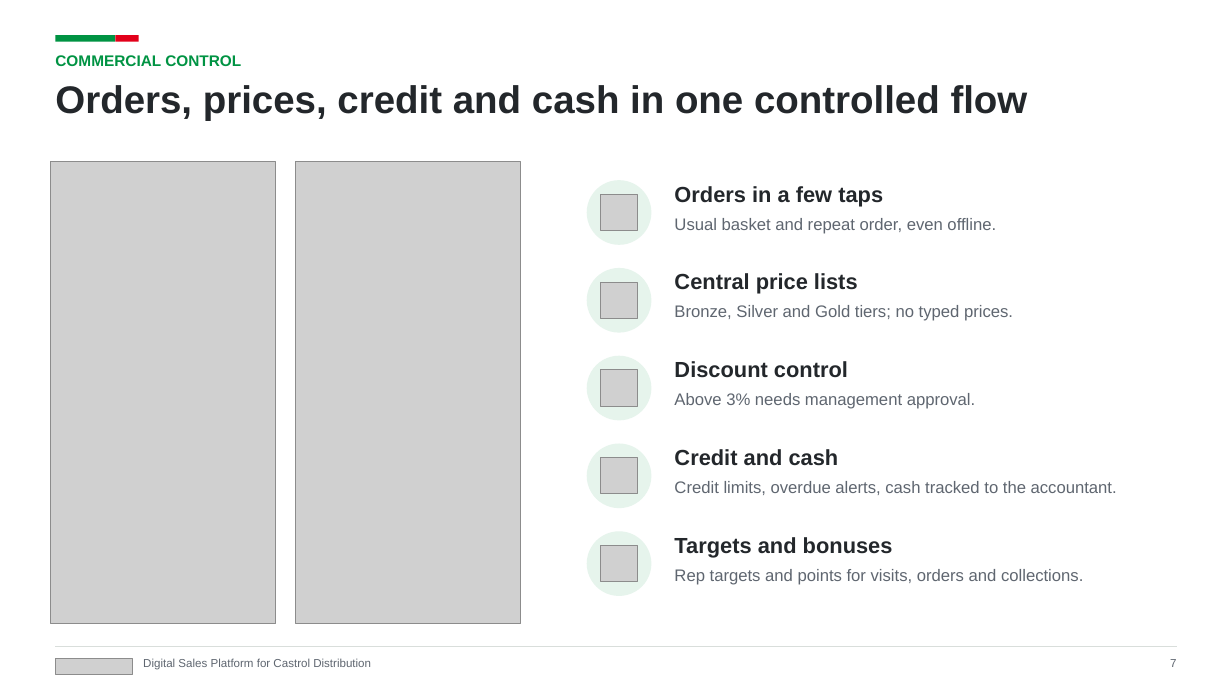
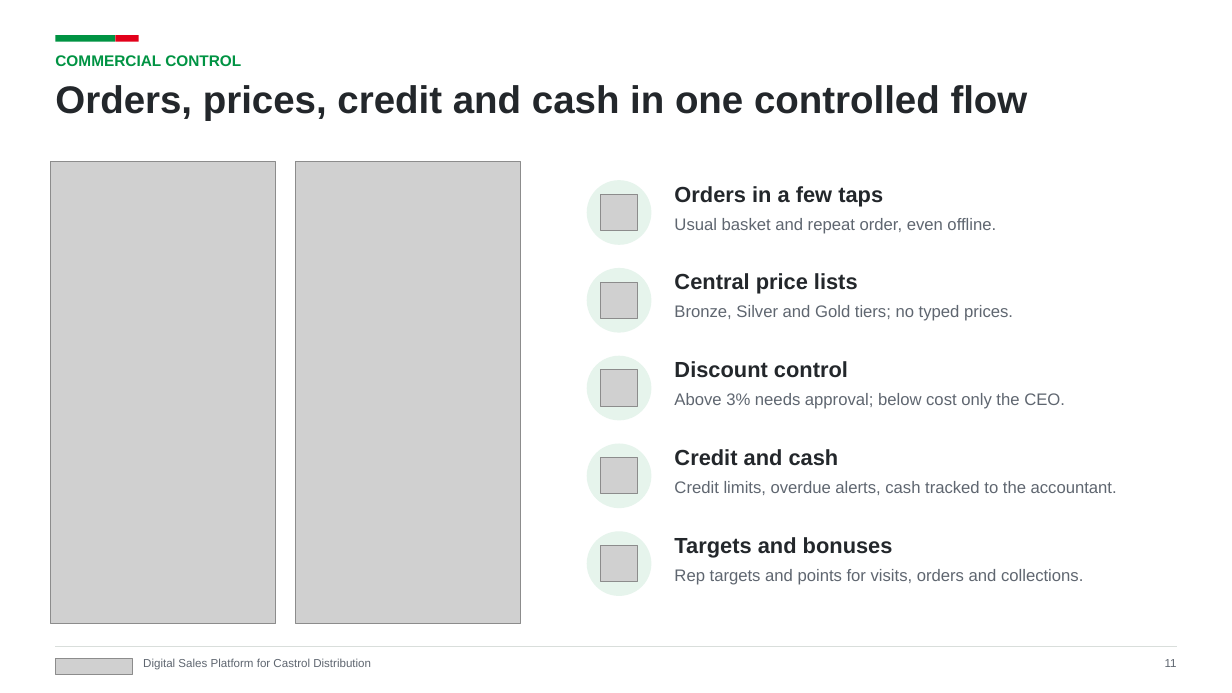
Before and after one commit to kdavtian/SalesManagerVisits, a slide deck: slide 11 of docs/castrol-global/KAD_Platform_Castrol_Global.pptx (slide 7 before the commit). Drawn at 1232x693 pixels with LibreOffice and Linux fonts; fonts in the diff are those of the drawing; grey boxes stand for pictures. Boxes give left, top, right and bottom in pixels: in the first picture for what was removed or moved away, otherwise in the second. Text is boxed around its words. In the diff, an @@ line names an element or a change of style, - is before the commit and + after.

```diff
--- a/docs/castrol-global/KAD_Platform_Castrol_Global.pptx
+++ b/docs/castrol-global/KAD_Platform_Castrol_Global.pptx
@@ text at (674, 393, 1065, 409): text changed @@
-Above 3% needs management approval.
+Above 3% needs approval; below cost only the CEO.
@@ text at (1165, 659, 1177, 667): text changed @@
-7
+11
```
Also in this commit, not shown: 10 other slides changed, 11 slides added, 3 slides removed, 12 other files.
